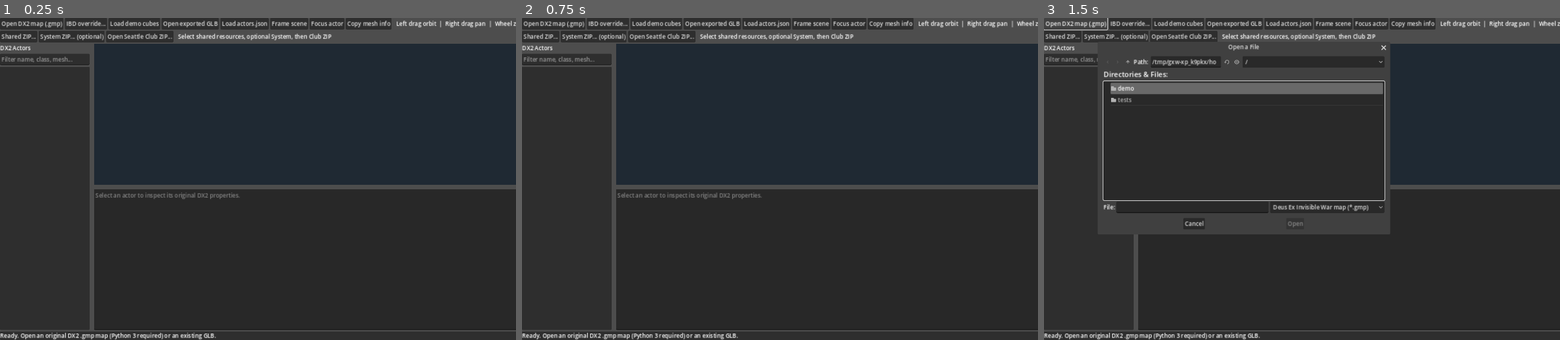
Above: before the commit, frames 1-3 (left to right).
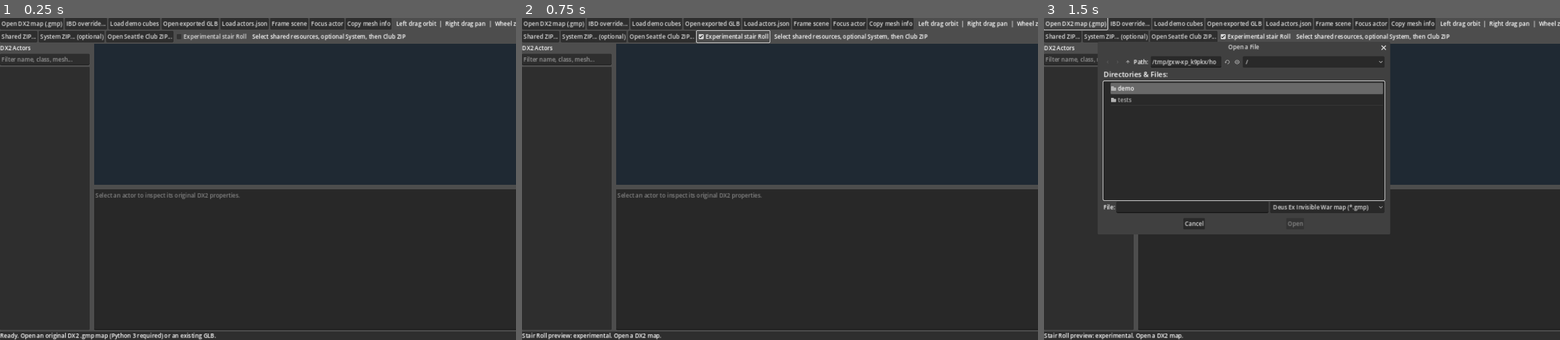
Above: after the commit, the same moments.

Repository: JakX2/Deus-Ex-2-SDK
Game: Godot game, scene res://main.tscn
The game is run twice, just before and just after one commit, with the same random seed, the same clock (stepped at 60 frames per second) and the same inputs.
Inputs (mouse positions are in pixels of both pictures, inside the frame that each line leads up to):
- Up to frame 1 (0.25 s): no input
- Up to frame 2 (0.75 s): click (733, 37) at 0.5 s, where only the run after the commit has a clickable "Experimental stair Roll"
- Up to frame 3 (1.5 s): click "Open DX2 map (.gmp)" at 1.25 s

The runs differ from the first frame. In frame 1, 0.4% of the frame differs, in the area x 34-79%, y 4-7%; in frame 2, 0.9%, in the area x 0-79%, y 3-100%; in frame 3, 0.9%.

Commit message:
Add original-versus-experimental stair preview toggle to Godot viewer

Diff:
--- a/native_editor/godot_editor/main.gd
+++ b/native_editor/godot_editor/main.gd
@@ -23,6 +23,8 @@
 var chosen_shared_zip: String = ""
 var chosen_system_zip: String = ""
 var chosen_system_path: String = ""
+var preview_club_stairs := false
+var last_gmp_path: String = ""
 var build_thread: Thread = null
 var actors: Array = []
 var visible_actors: Array = []
@@ -120,6 +122,12 @@
     club_zip_btn.tooltip_text = "Safely stage the Club ZIP with the selected shared resources and open the GMP"
     club_zip_btn.pressed.connect(func(): club_zip_dialog.popup_centered_ratio(0.73))
     zip_bar.add_child(club_zip_btn)
+    var stairs_toggle := CheckBox.new()
+    stairs_toggle.text = "Experimental stair Roll"
+    stairs_toggle.tooltip_text = "Compare the unmodified retail transform preview with a reversible Seattle Club-only test. Reloads the level."
+    stairs_toggle.button_pressed = false
+    stairs_toggle.toggled.connect(_set_stair_preview)
+    zip_bar.add_child(stairs_toggle)
     var zip_hint := Label.new()
     zip_hint.text = "  Select shared resources, optional System, then Club ZIP"
     zip_bar.add_child(zip_hint)
@@ -217,6 +225,15 @@
     chosen_system_path = ""
     open_gmp(path)
 
+func _set_stair_preview(enabled: bool) -> void:
+    preview_club_stairs = enabled
+    if build_thread != null:
+        status_label.text = "Stair preview changed. Reopen the map after the current import completes."
+    elif last_gmp_path != "" and FileAccess.file_exists(last_gmp_path):
+        open_gmp(last_gmp_path)
+    else:
+        status_label.text = "Stair Roll preview: " + ("experimental" if enabled else "original") + ". Open a DX2 map."
+
 func _select_shared_zip(path: String) -> void:
     chosen_shared_zip = path
     status_label.text = "Shared map resources selected: " + path.get_file()
@@ -297,20 +314,23 @@
     if not FileAccess.file_exists(backend):
         status_label.text = "Missing Python backend: " + backend
         return
+    last_gmp_path = path
     var cache_root := OS.get_user_data_dir().path_join("map_cache")
     status_label.text = "Processing " + path.get_file() + " ... First load creates a cached 3D scene and actor metadata."
     build_thread = Thread.new()
-    var result := build_thread.start(_run_backend.bind(backend, path, cache_root, chosen_ibd, chosen_system_path))
+    var result := build_thread.start(_run_backend.bind(backend, path, cache_root, chosen_ibd, chosen_system_path, preview_club_stairs))
     if result != OK:
         build_thread = null
         status_label.text = "Could not start map worker: " + error_string(result)
 
-func _run_backend(script: String, gmp_path: String, cache_root: String, ibd_path: String, system_path: String) -> void:
+func _run_backend(script: String, gmp_path: String, cache_root: String, ibd_path: String, system_path: String, stair_preview: bool) -> void:
     var args := PackedStringArray([script, "--map", gmp_path, "--output-root", cache_root])
     if ibd_path != "":
         args.append_array(PackedStringArray(["--bundle", ibd_path]))
     if system_path != "":
         args.append_array(PackedStringArray(["--system", system_path]))
+    if stair_preview:
+        args.append("--preview-club-stairs")
     var output: Array = []
     var code := OS.execute("python", args, output, true)
     if code == -1:
